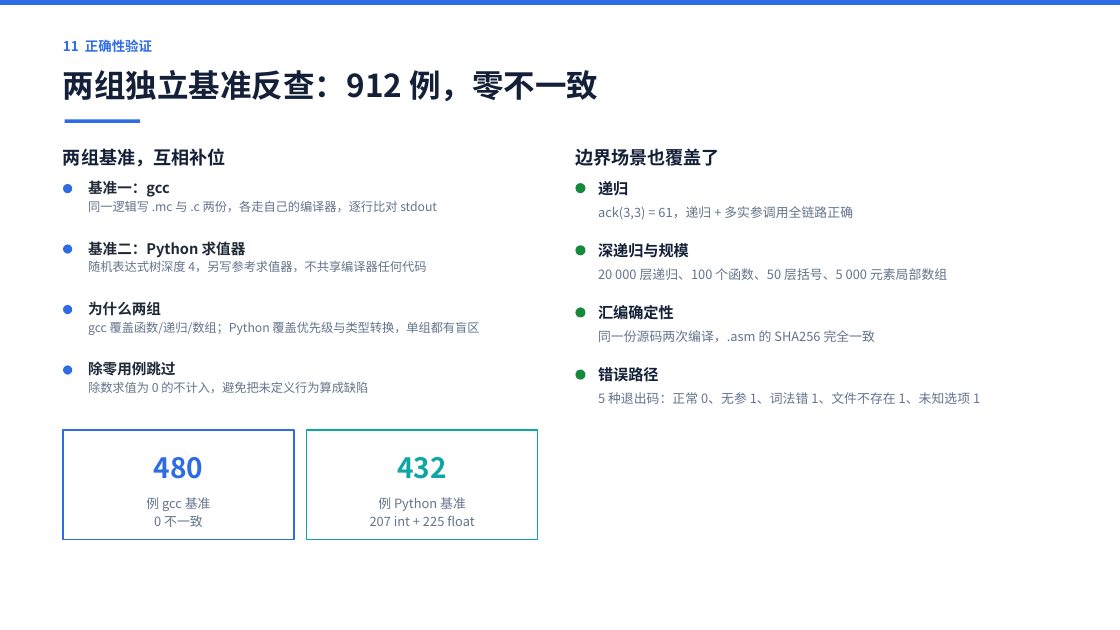
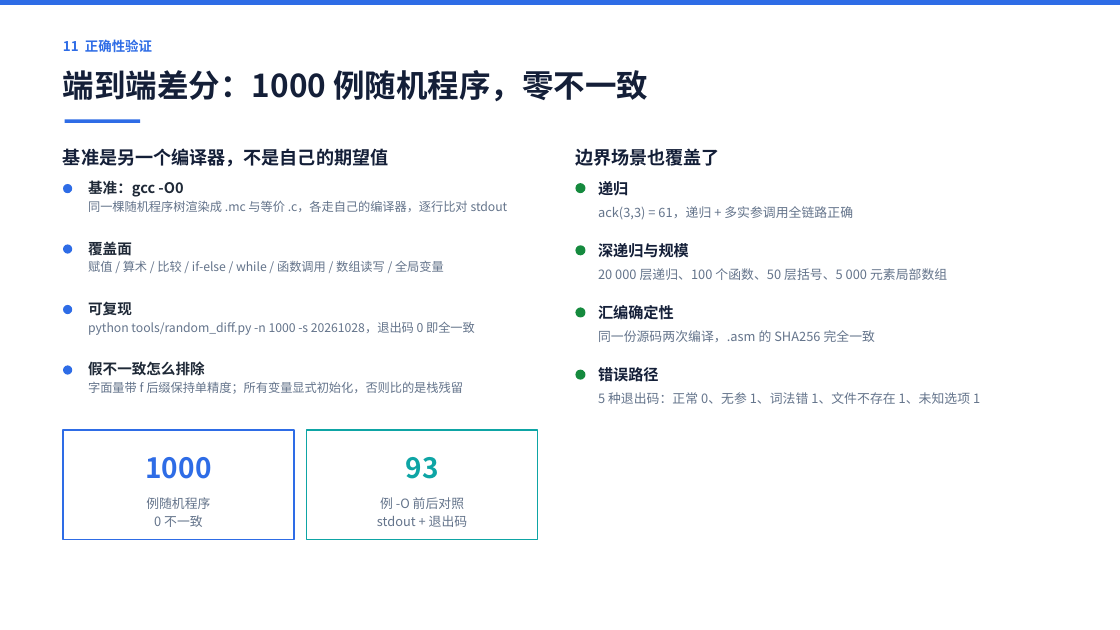
Before and after one commit to 9527-qincheng/MiniCCompiler, a slide deck: slide 12 of docs/MiniC编译器_答辩演示.pptx. Drawn at 1120x630 pixels with LibreOffice and Linux fonts; fonts in the diff are those of the drawing. Boxes give left, top, right and bottom in pixels: in the first picture for what was removed or moved away, otherwise in the second. Text is boxed around its words. In the diff, an @@ line names an element or a change of style, - is before the commit and + after.

Commit message:
perf(codegen): 热点局部变量固定寄存器分配，指令数再降 11.9%
- 每函数挑访问最频繁的至多两个局部整型标量，固定放 callee-saved 的
  %ebx / %esi（序言 pushq、尾声 popq，出口不回写栈槽）。只覆盖
  「局部 + 整型 + 标量」：全局会被被调函数改写、数组要 leaq 取地址、
  %xmm 全是 caller-saved。
- movl 只能用 32 位寄存器名，第一版写成 %rbx 导致汇编器报
  "incorrect register `%rbx' used with `l' suffix"；gcc 对该错误只返回
  退出码 1 不给提示，须直接调 as.exe 才看得到。
- 同一口径（30 个目标代码用例 + demo.mc）汇编指令 3 010 → 2 652（−11.9%），
  比最初 3 246 累计少 18.3%；demo.mc 177 → 148 行。
- 新增 tools/random_diff.py：同一棵随机程序树渲染成 MiniC 与等价 C，
  两条链路各自编译运行后比对 stdout 与退出码。seed 20261028 跑 1000 例，
  identical = 1000 / mismatch = 0；-O 一致性 sweep 93 例 diff = 0。
- 文档同步：interface.md 第 37/38 条、项目总结 3.16 与 5.5/5.8、
  验收报告 5.5/5.9、README、王逸凡目标代码计划；PPT 第 9/12/16 页与
  项目书五（六）/（八）/结论段。

```diff
--- a/docs/MiniC编译器_答辩演示.pptx
+++ b/docs/MiniC编译器_答辩演示.pptx
@@ text at (63,70,648,101): text changed @@
-两组独立基准反查：912 例，零不一致
+端到端差分：1000 例随机程序，零不一致
@@ text at (63,148,388,167): text changed @@
-两组基准，互相补位
+基准是另一个编译器，不是自己的期望值
@@ text at (88,180,183,197): text changed @@
-基准一：gcc
+基准：gcc -O0
@@ text at (88,201,508,212): text changed @@
-同一逻辑写 .mc 与 .c 两份，各走自己的编译器，逐行比对 stdout
+同一棵随机程序树渲染成 .mc 与等价 .c，各走自己的编译器，逐行比对 stdout
@@ text at (88,239,132,258): text changed @@
-基准二：Python 求值器
+覆盖面
@@ text at (88,261,444,272): text changed @@
-随机表达式树深度 4，另写参考求值器，不共享编译器任何代码
+赋值 / 算术 / 比较 / if-else / while / 函数调用 / 数组读写 / 全局变量
@@ text at (88,302,132,315): text changed @@
-为什么两组
+可复现
@@ text at (88,322,475,335): text changed @@
-gcc 覆盖函数/递归/数组；Python 覆盖优先级与类型转换，单组都有盲区
+python tools/random_diff.py -n 1000 -s 20261028，退出码 0 即全一致
@@ text at (88,361,205,376): text changed @@
-除零用例跳过
+假不一致怎么排除
@@ text at (88,382,463,394): text changed @@
-除数求值为 0 的不计入，避免把未定义行为算成缺陷
+字面量带 f 后缀保持单精度；所有变量显式初始化，否则比的是栈残留
@@ text at (145,457,211,479): text changed @@
-480
+1000
@@ text at (406,457,439,479): text changed @@
-432
+93
@@ text at (146,497,210,509): text changed @@
-例 gcc 基准
+例随机程序
@@ text at (377,497,468,527): text changed @@
-例 Python 基准
-207 int + 225 float
+例 -O 前后对照
+stdout + 退出码
```
Also in this commit, not shown: 4 other slides changed, 8 other files.
